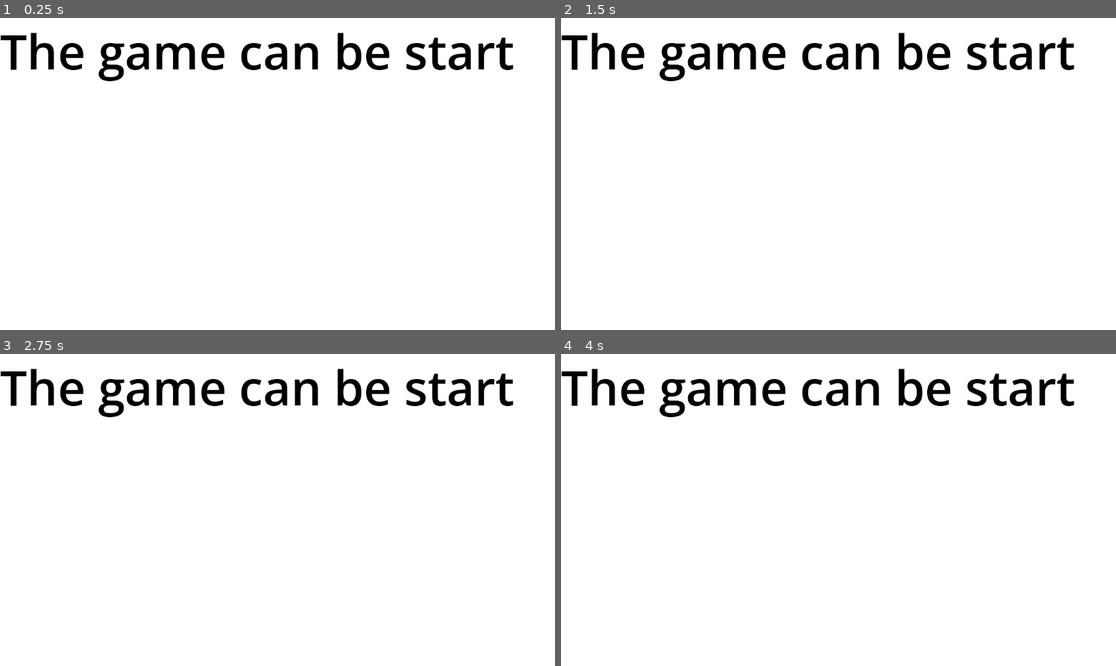
Above: before the commit, frames 1-4 (two rows, left to right).
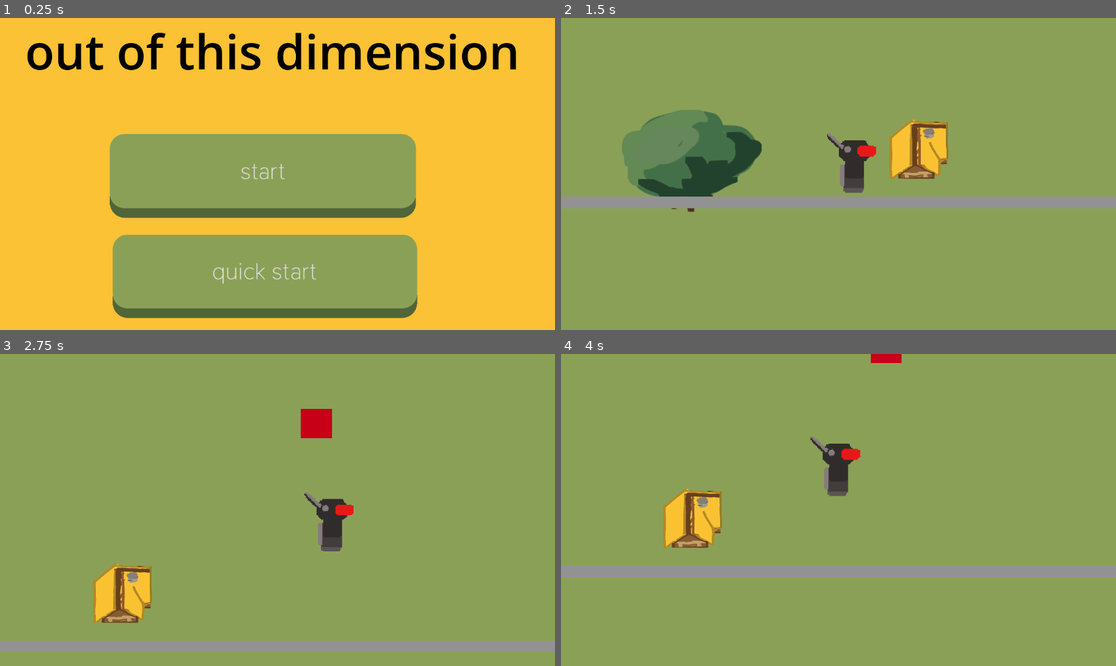
Above: after the commit, the same moments.

Repository: sophieTheProgrammer/queblejam
Game: Godot game, scene res://scenes/start.tscn
Two runs of this game, one before a commit and one after it. Both use one fixed random seed, a clock stepped at 60 frames per second and the inputs below. This scene is started directly instead of the project's main scene.
Inputs (mouse positions are in pixels of both pictures, inside the frame that each line leads up to):
- Up to frame 1 (0.25 s): no input
- Up to frame 2 (1.5 s): click (821, 177) at 0.5 s, where only the run after the commit has a clickable "start"; hold Right (Right) from 1.28 s (still down)
- Up to frame 3 (2.75 s): keep holding Right (Right); tap Space (Jump) at 1.52, 2.27 s
- Up to frame 4 (4 s): release Right (Right) at 2.78 s; hold Left (Left) 2.78-3.53 s; hold Right (Right) from 3.53 s (still down); tap Space (Jump) at 3.77 s

The runs differ from the first frame. In frame 1, 99% of the frame differs, in the area x 0-100%, y 0-100%; in frame 2, 100%; in frame 3, 100%; in frame 4, 100%.

Commit message:
start screen

Diff:
--- /dev/null
+++ b/random assets/default.tres
@@ -0,0 +1,20 @@
+[gd_resource type="Theme" format=3 uid="uid://b25fcicrd3wwt"]
+
+[ext_resource type="FontFile" uid="uid://h3m3gsfaavle" path="res://random assets/font.ttf" id="1_bvxxa"]
+[ext_resource type="StyleBox" uid="uid://dvk3hcsfjvgk0" path="res://random assets/defaultStylebox.tres" id="2_yibjn"]
+
+[sub_resource type="StyleBoxFlat" id="StyleBoxFlat_bvxxa"]
+bg_color = Color(0.54509807, 0.627451, 0.34117648, 1)
+border_width_top = 20
+border_color = Color(0.31764707, 0.39607844, 0.22352941, 0)
+corner_radius_top_left = 30
+corner_radius_top_right = 30
+corner_radius_bottom_right = 30
+corner_radius_bottom_left = 30
+
+[resource]
+Button/font_sizes/font_size = 50
+Button/fonts/font = ExtResource("1_bvxxa")
+Button/styles/hover = ExtResource("2_yibjn")
+Button/styles/normal = ExtResource("2_yibjn")
+Button/styles/pressed = SubResource("StyleBoxFlat_bvxxa")
--- /dev/null
+++ b/random assets/defaultStylebox.tres
@@ -0,0 +1,10 @@
+[gd_resource type="StyleBoxFlat" format=3 uid="uid://dvk3hcsfjvgk0"]
+
+[resource]
+bg_color = Color(0.54509807, 0.627451, 0.34117648, 1)
+border_width_bottom = 20
+border_color = Color(0.31764707, 0.39607844, 0.22352941, 1)
+corner_radius_top_left = 30
+corner_radius_top_right = 30
+corner_radius_bottom_right = 30
+corner_radius_bottom_left = 30
--- a/scenes/start.tscn
+++ b/scenes/start.tscn
@@ -1,16 +1,49 @@
 [gd_scene format=3 uid="uid://bkirjgqmvctn4"]
 
+[ext_resource type="Script" uid="uid://bqwbyydrljorq" path="res://scripts/start.gd" id="1_bodal"]
+[ext_resource type="Theme" uid="uid://b25fcicrd3wwt" path="res://random assets/default.tres" id="1_u80x2"]
+[ext_resource type="Texture2D" uid="uid://cs8kah7bbnegp" path="res://assets/Untitled_Artwork.png" id="2_bodal"]
+
 [node name="Start" type="Node2D" unique_id=1876381271]
+script = ExtResource("1_bodal")
 
 [node name="ColorRect" type="ColorRect" parent="." unique_id=1480343519]
 offset_left = -133.0
 offset_top = -80.0
 offset_right = 1312.0
 offset_bottom = 749.0
+color = Color(0.98039216, 0.7607843, 0.20392157, 1)
 
 [node name="RichTextLabel" type="RichTextLabel" parent="." unique_id=1158674287]
-offset_right = 1211.0
+offset_left = 52.0
+offset_right = 1263.0
 offset_bottom = 189.0
 theme_override_colors/default_color = Color(0, 0, 0, 1)
 theme_override_font_sizes/normal_font_size = 100
-text = "The game can be start"
+text = "out of this dimension"
+
+[node name="start" type="Button" parent="." unique_id=650704883]
+offset_left = 228.0
+offset_top = 241.0
+offset_right = 863.4783
+offset_bottom = 415.0
+size_flags_horizontal = 6
+size_flags_vertical = 6
+theme = ExtResource("1_u80x2")
+text = "start"
+
+[node name="options" type="Button" parent="." unique_id=2144999731]
+offset_left = 234.0
+offset_top = 450.0
+offset_right = 865.8261
+offset_bottom = 623.0
+size_flags_horizontal = 6
+size_flags_vertical = 6
+theme = ExtResource("1_u80x2")
+text = "quick start"
+
+[node name="UntitledArtwork" type="Sprite2D" parent="." unique_id=514090621]
+position = Vector2(-887, 805)
+texture = ExtResource("2_bodal")
+
+[connection signal="button_up" from="start" to="." method="_on_start_button_up"]
--- /dev/null
+++ b/scripts/start.gd
@@ -0,0 +1,16 @@
+extends Node2D
+
+const START = preload("res://scenes/game.tscn")
+
+# Called when the node enters the scene tree for the first time.
+func _ready() -> void:
+	pass # Replace with function body.
+
+
+# Called every frame. 'delta' is the elapsed time since the previous frame.
+func _process(delta: float) -> void:
+	pass
+
+
+func _on_start_button_up() -> void:
+	get_tree().change_scene_to_packed(START)
Binary file added: random assets/font.ttf
Not shown, added: random assets/font.ttf.import
Not shown, added: scripts/start.gd.uid
